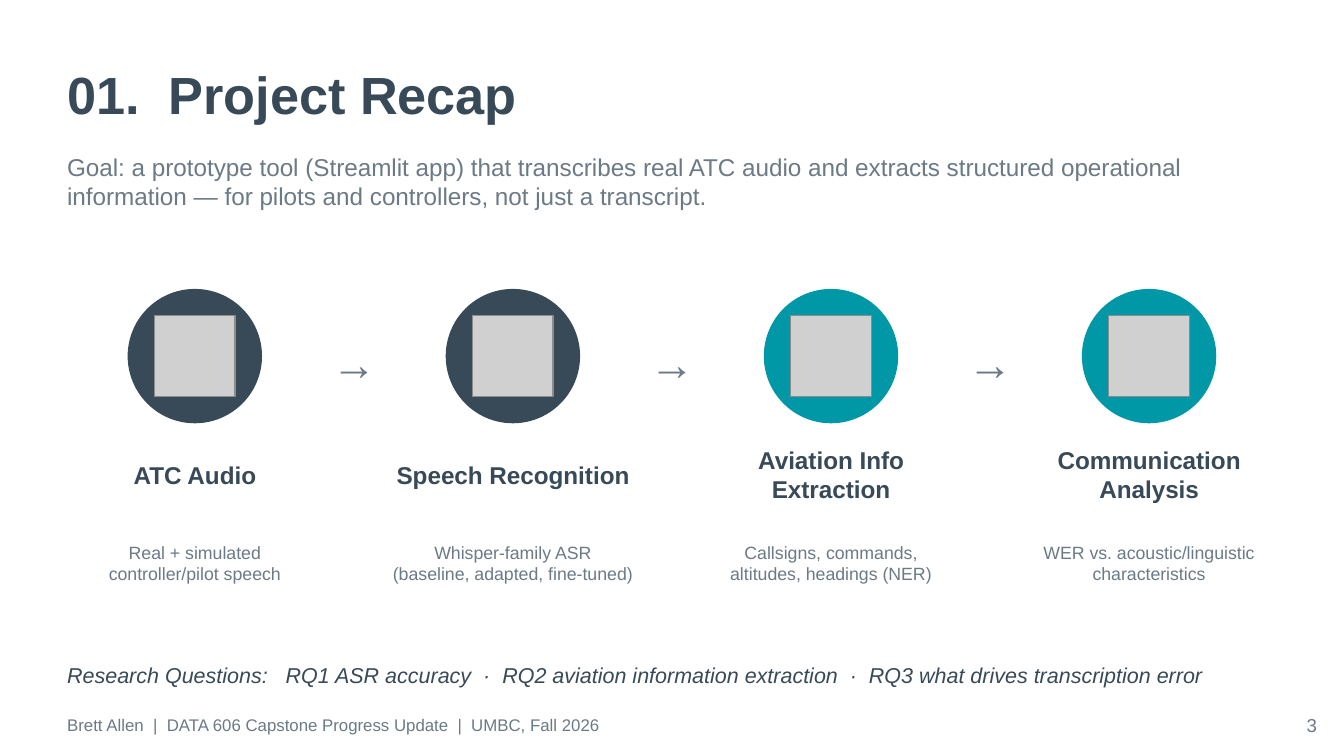
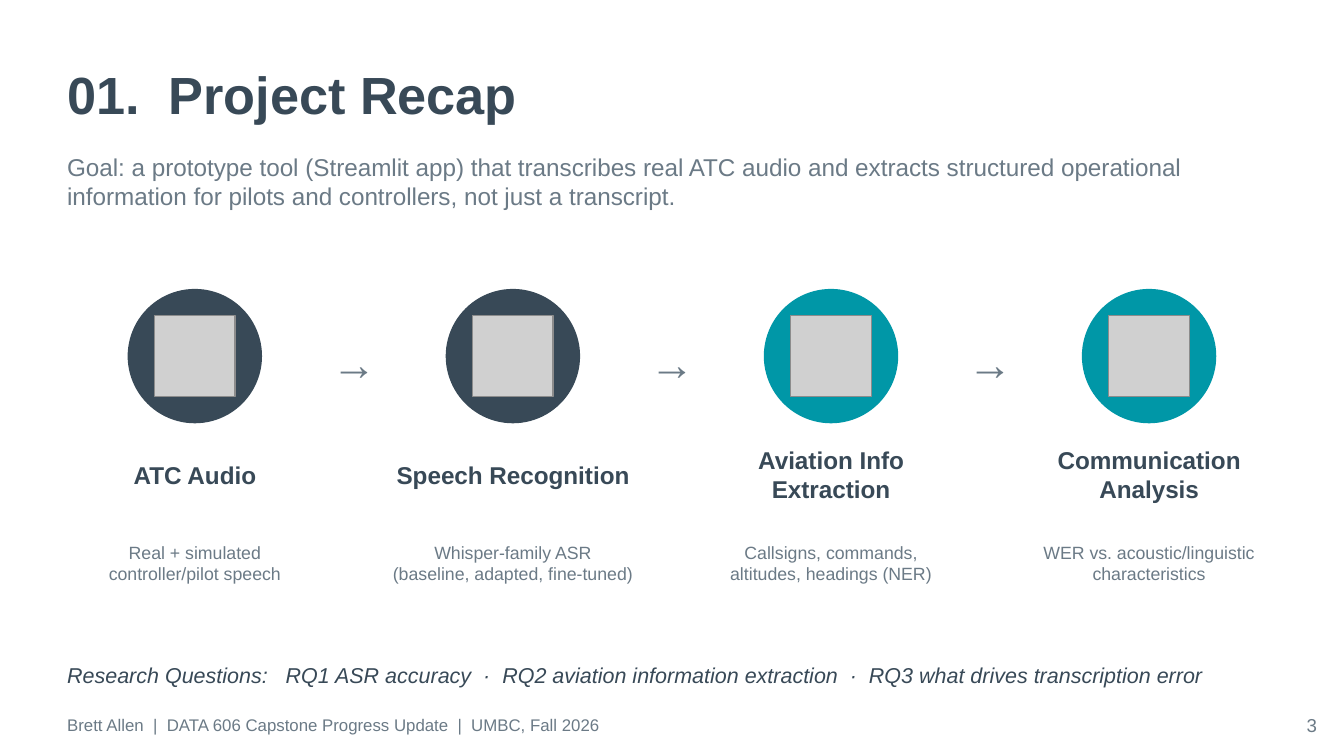
Before and after one commit to BrettFX/UMBC-DATA606-Capstone, a slide deck: slide 3 of docs/Allen_DATA_606_Capstone_Progress_Update.pptx. Drawn at 1344x756 pixels with LibreOffice and Linux fonts; fonts in the diff are those of the drawing; grey boxes stand for pictures. Boxes give left, top, right and bottom in pixels: in the first picture for what was removed or moved away, otherwise in the second. Text is boxed around its words. In the diff, an @@ line names an element or a change of style, - is before the commit and + after.

```diff
--- a/docs/Allen_DATA_606_Capstone_Progress_Update.pptx
+++ b/docs/Allen_DATA_606_Capstone_Progress_Update.pptx
@@ text at (67,158,1181,210): text changed @@
-Goal: a prototype tool (Streamlit app) that transcribes real ATC audio and extracts structured operational information — for pilots and controllers, not just a transcript.
+Goal: a prototype tool (Streamlit app) that transcribes real ATC audio and extracts structured operational information for pilots and controllers, not just a transcript.
```
Also in this commit, not shown: 9 other slides changed, 5 other files.
